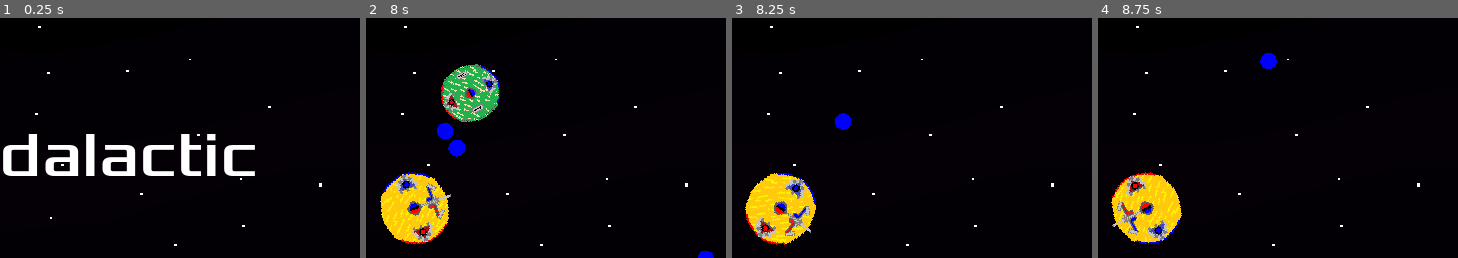
Above: before the commit, frames 1-4 (left to right).
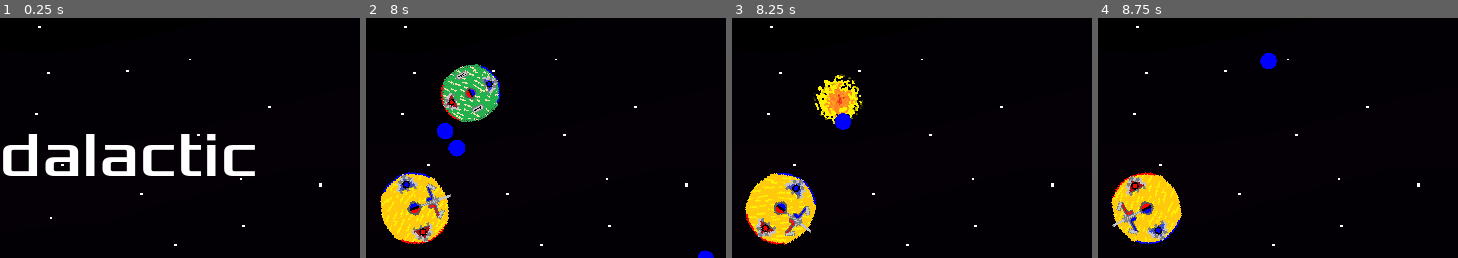
Above: after the commit, the same moments.

Repository: Austincain1006/MelonJam2024
Game: Godot game, scene res://debugScene.tscn
Two runs of this game, one before a commit and one after it. Both use one fixed random seed, a clock stepped at 60 frames per second and the inputs below. This scene is started directly instead of the project's main scene.
Inputs (mouse positions are % of the whole screen's width and height, from its top left):
- Up to frame 1 (0.25 s): no input
- Up to frame 2 (8 s): click "Play" at 0.5 s; tap Enter at 1.25 s; move the mouse to (45, 70) at 1.27 s; hold Right mouse button (FireNegative) 1.28-2.03 s; hold W (MoveForward) 1.28-2.78 s; move the mouse to (80, 65) at 2.02 s; click (80, 65) at 2.1 s; move the mouse to (20, 35) at 2.77 s; hold Right mouse button (FireNegative) 2.78-3.53 s; hold A (RotateLeft) 2.78-4.28 s; move the mouse to (55, 50) at 3.52 s; click (55, 50) at 3.6 s; move the mouse to (35, 25) at 4.27 s; hold S (MoveBackward) 4.28-5.03 s; hold Right mouse button (FireNegative) 4.28-5.03 s; move the mouse to (72, 45) at 5.02 s; hold D (RotateRight) 5.03-5.78 s; click (72, 45) at 5.1 s; move the mouse to (30, 55) at 5.77 s; hold W (MoveForward) 5.78-6.53 s; hold Right mouse button (FireNegative) 5.78-6.53 s; move the mouse to (60, 28) at 6.52 s; hold D (RotateRight) from 6.53 s (still down); click (60, 28) at 6.6 s; move the mouse to (45, 70) at 7.27 s; hold Right mouse button (FireNegative) from 7.28 s (still down)
- Up to frame 3 (8.25 s): keep holding D (RotateRight); move the mouse to (80, 65) at 8.02 s; release Right mouse button (FireNegative) at 8.03 s; click (80, 65) at 8.1 s
- Up to frame 4 (8.75 s): keep holding D (RotateRight)
The pictures show only the part of the screen within x 41-91%, y 21-71%; the shares and areas given below are measured in that part.

Frames 1-2 are identical in both runs. In frame 3, 1.5% of the frame differs, in the area x 22-37%, y 23-45%; in frame 4, nothing differs.

Commit message:
Added Explosion Animation

Diff:
--- a/enemy.gd
+++ b/enemy.gd
@@ -24,6 +24,7 @@
 	targetRotation = 0
 	setPersonality()
 	$RotateTimer.timeout.emit()
+	$ExplosionAnimation.hide()
 
 
 func _physics_process(delta):
@@ -37,7 +38,24 @@
 # Called when Enemy is Hit
 func kill():
 	enemyDestroyed.emit()
+	disable()
+	$ExplosionAnimation.show()
+	$ExplosionAnimation.play()
+	await get_tree().create_timer(2.0).timeout
+	#await $ExplosionAnimation.animation_finished
+	hide()
 	queue_free()
+
+
+# Disables Enemy, to be done before queue_free() executes
+func disable():
+	collision_mask = 0
+	collision_layer = 0
+	$CharacterModel.hide()
+	speed = 0
+	mayFire = false
+	fieldMagnitude = 0
+	magneticRadius = 0
 
 
 # Fires an Ion at the Player
--- a/enemy.tscn
+++ b/enemy.tscn
@@ -1,8 +1,15 @@
-[gd_scene load_steps=7 format=3 uid="uid://cn3iy67pv1sl8"]
+[gd_scene load_steps=15 format=3 uid="uid://cn3iy67pv1sl8"]
 
 [ext_resource type="Texture2D" uid="uid://byvhqr2213l2k" path="res://Art/Enemy.png" id="1_kbdl0"]
 [ext_resource type="Script" path="res://enemy.gd" id="1_pv5fg"]
 [ext_resource type="AudioStream" uid="uid://bw3b6vcxgjyym" path="res://Art/ionBlast.wav" id="3_xi7gd"]
+[ext_resource type="Texture2D" uid="uid://c0ivld7kgpih0" path="res://Art/explosion1.png" id="4_b83qy"]
+[ext_resource type="Texture2D" uid="uid://xhhp6237a0oy" path="res://Art/explosion0.png" id="4_dt42p"]
+[ext_resource type="Texture2D" uid="uid://djxrs3fpcd3gv" path="res://Art/explosion2.png" id="5_lgpa7"]
+[ext_resource type="Texture2D" uid="uid://bcbap3cuchtqu" path="res://Art/explosion3.png" id="6_pj8ci"]
+[ext_resource type="Texture2D" uid="uid://swfhvram573d" path="res://Art/explosion4.png" id="7_m65kd"]
+[ext_resource type="Texture2D" uid="uid://bubxlbwmfhhj5" path="res://Art/explosion5.png" id="8_suocy"]
+[ext_resource type="Texture2D" uid="uid://cfbgq5s4ersjn" path="res://Art/explosion6.png" id="10_sbaa4"]
 
 [sub_resource type="CircleShape2D" id="CircleShape2D_qhqla"]
 radius = 27.0185
@@ -13,10 +20,39 @@
 [sub_resource type="RectangleShape2D" id="RectangleShape2D_o5f5k"]
 size = Vector2(250, 125)
 
+[sub_resource type="SpriteFrames" id="SpriteFrames_hb4h1"]
+animations = [{
+"frames": [{
+"duration": 1.0,
+"texture": ExtResource("4_dt42p")
+}, {
+"duration": 1.0,
+"texture": ExtResource("4_b83qy")
+}, {
+"duration": 1.0,
+"texture": ExtResource("5_lgpa7")
+}, {
+"duration": 1.0,
+"texture": ExtResource("6_pj8ci")
+}, {
+"duration": 1.0,
+"texture": ExtResource("7_m65kd")
+}, {
+"duration": 1.0,
+"texture": ExtResource("8_suocy")
+}, {
+"duration": 1.0,
+"texture": ExtResource("10_sbaa4")
+}],
+"loop": false,
+"name": &"explode",
+"speed": 14.0
+}]
+
 [node name="Enemy" type="CharacterBody2D" groups=["Enemy"]]
 script = ExtResource("1_pv5fg")
 
-[node name="Sprite2D" type="Sprite2D" parent="."]
+[node name="CharacterModel" type="Sprite2D" parent="."]
 texture_filter = 1
 texture = ExtResource("1_kbdl0")
 
@@ -50,6 +86,14 @@
 [node name="IonBlasterSound" type="AudioStreamPlayer" parent="."]
 stream = ExtResource("3_xi7gd")
 
+[node name="ExplosionAnimation" type="AnimatedSprite2D" parent="."]
+texture_filter = 1
+scale = Vector2(2, 2)
+sprite_frames = SubResource("SpriteFrames_hb4h1")
+animation = &"explode"
+frame = 6
+frame_progress = 1.0
+
 [connection signal="timeout" from="CannonTimer" to="." method="_on_cannon_timer_timeout"]
 [connection signal="timeout" from="MoveTimer" to="." method="_on_move_timer_timeout"]
 [connection signal="timeout" from="RotateTimer" to="." method="_on_rotate_timer_timeout"]
Binary file added: Art/explosion0.png
Not shown, added: Art/explosion0.png.import
Binary file added: Art/explosion1.png
Not shown, added: Art/explosion1.png.import
Binary file added: Art/explosion2.png
Not shown, added: Art/explosion2.png.import
Binary file added: Art/explosion3.png
Not shown, added: Art/explosion3.png.import
Binary file added: Art/explosion4.png
Not shown, added: Art/explosion4.png.import
Binary file added: Art/explosion5.png
Not shown, added: Art/explosion5.png.import
(and 2 more such lines)
